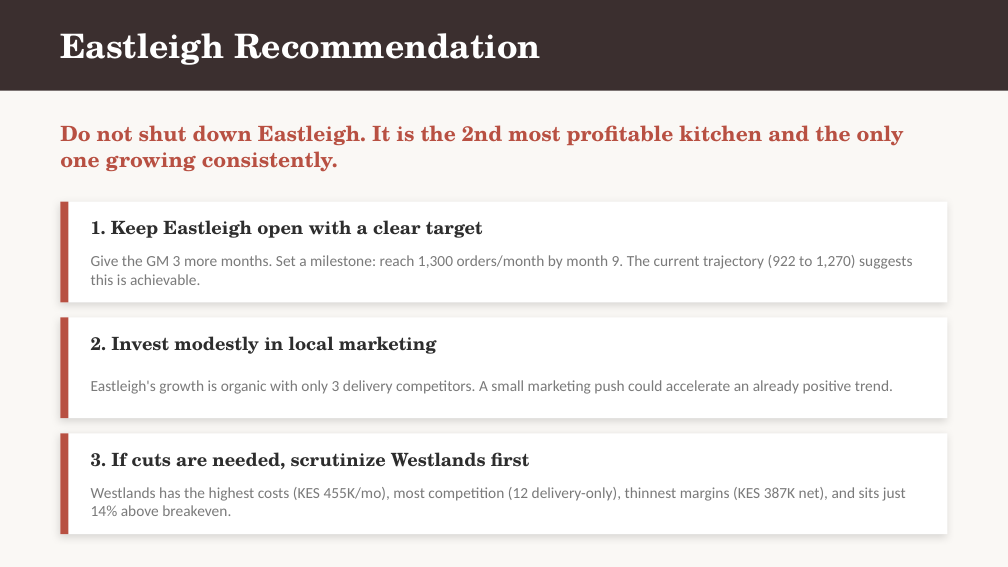
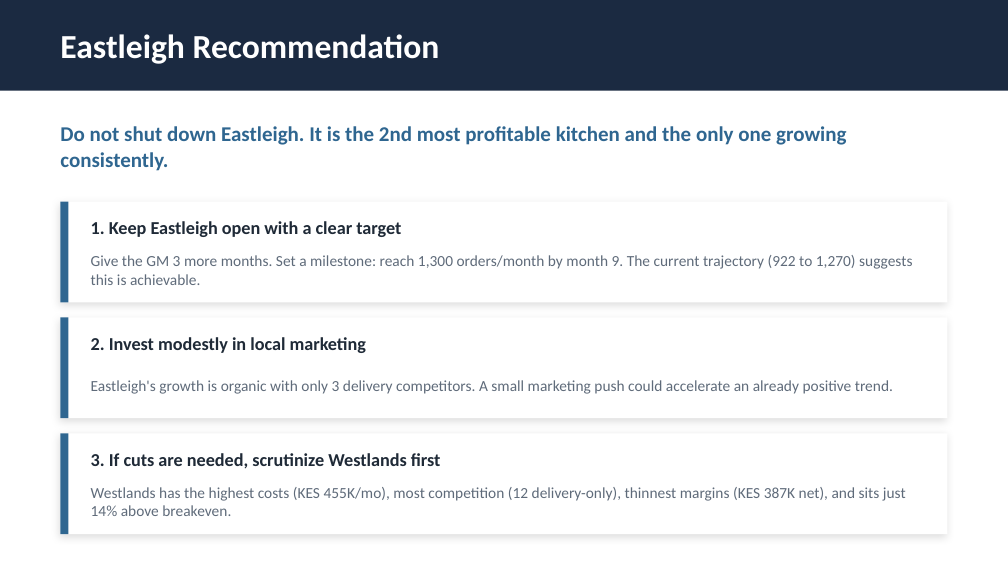
Before and after one commit to Diana-Injelwa/Quickbites-Case-Study, a slide deck: slide 7 of Quickbites Analysis.pptx. Drawn at 1008x567 pixels with LibreOffice and Linux fonts; fonts in the diff are those of the drawing. Boxes give left, top, right and bottom in pixels: in the first picture for what was removed or moved away, otherwise in the second. Text is boxed around its words. In the diff, an @@ line names an element or a change of style, - is before the commit and + after.

```diff
--- a/Quickbites Analysis.pptx
+++ b/Quickbites Analysis.pptx
@@ background #FAF8F5 to #FFFFFF @@
@@ rectangle at box(0, 0, 1008, 91): fill #3B2F2F to #1B2A41 @@
@@ text "Eastleigh Recommendation" at box(60, 34, 440, 64): font TeX Gyre Schola to Calibri @@
@@ text "Do not shut down Eastleigh. ..." at box(60, 126, 846, 171): font TeX Gyre Schola to Calibri, text colour #B85042 to #2F6690 @@
@@ fill #B85042 to #2F6690 in 3 elements at box(60, 202, 69, 302), box(60, 318, 69, 418), box(60, 433, 69, 534) @@
@@ font TeX Gyre Schola to Calibri, text colour #2D2D2D to #1F2A37 in 3 elements at box(91, 221, 401, 237), box(91, 337, 366, 353), box(91, 453, 441, 469) @@
@@ text colour #7A7A7A to #5F6B7A in 3 elements at box(91, 255, 912, 285), box(91, 380, 893, 394), box(91, 487, 906, 516) @@
```
Also in this commit, not shown: 9 other slides changed.
